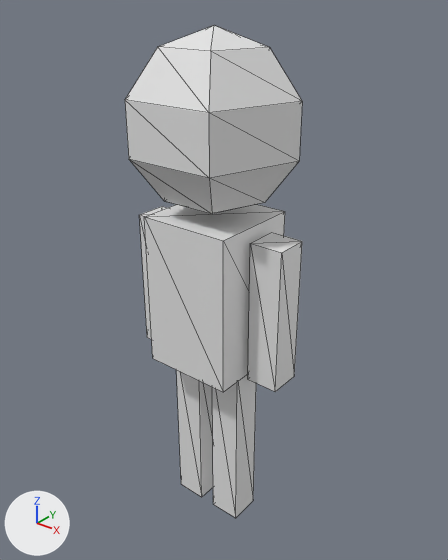
Before and after pictures for a commit that changed the glTF model assets/models/person.glb.
Rendered twice from a 50 mm lens placed at (1.172, -1.423, 1.837), pointed at (-0.012, 0.057, 0.919). The lights are fixed; the arrows at lower left show +X, +Y and +Z. Mesh edges are drawn as thin lines. Vertices at the same position are counted once.
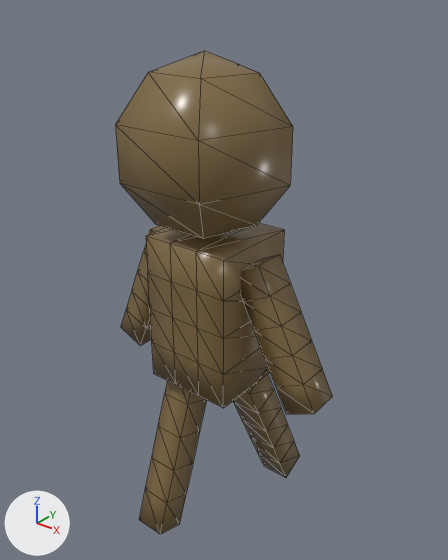
Boxes [x1, y1, x2, y2] around the edits, measured in the pictures (448 x 560 px; the box of a moved part takes in the faces that stretch with it):
'Cube.004', reshaped (23% wider)
    before: [125, 25, 302, 518]
    after: [115, 51, 333, 534]
part 1 of me_cube_005, moved or reshaped
    before: [125, 25, 302, 214]
    after: [115, 51, 293, 239]
part 2 of me_cube_005, rebuilt (61% wider, 10% shorter)
    before: [139, 206, 166, 340]
    after: [121, 225, 165, 346]
part 3 of me_cube_005, rebuilt
    before: [177, 370, 213, 497]
    after: [139, 380, 206, 534]
part 4 of me_cube_005, rebuilt
    before: [144, 204, 285, 392]
    after: [146, 223, 284, 408]
part 5 of me_cube_005, added (brown)
    after: [233, 374, 300, 477]
part 6 of me_cube_005, added (brown)
    after: [241, 254, 333, 414]
part 7 of me_cube_005, deleted
    before: [212, 233, 302, 518]

The edits, one by one:
Material 'Material' (mat_material) is new.
Its base color is (0.223, 0.148, 0.0585) (brown #826b44).
Its roughness is 0.283.
me_cube_005 is used by ob_cube_004; location (0.0, 0.0, 0.0).
me_cube_005 had 62 vertices, 100 faces and spanned x -0.29..0.29, y -0.21..0.26, z 0.01..1.72.
me_cube_005 now has 158 vertices, 292 faces and spans x -0.41..0.44, y -0.29..0.36, z -0.02..1.66.
me_cube_005 part 1: the loose piece of 22 vertices spanning x -0.25..0.25, y -0.21..0.26, z 1.18..1.72 is moved by (0.0, -0.04, -0.06), in mat_material (brown #826b44).
me_cube_005 part 2: the loose piece of 8 vertices spanning x -0.29..-0.18, y -0.06..0.06, z 0.64..1.12 is rebuilt with 24 vertices and now spans x -0.41..-0.12, y -0.07..0.04, z 0.61..1.09, in mat_material (brown #826b44).
me_cube_005 part 3: the loose piece of 8 vertices spanning x -0.14..-0.03, y -0.06..0.06, z 0.01..0.65 is rebuilt with 24 vertices and now spans x -0.14..-0.03, y -0.29..0.02, z -0.02..0.62, in mat_material (brown #826b44).
me_cube_005 part 4: the loose piece of 8 vertices spanning x -0.16..0.16, y -0.16..0.16, z 0.65..1.17 is rebuilt with 40 vertices and now spans x -0.16..0.16, y -0.16..0.16, z 0.59..1.11, in mat_material (brown #826b44).
me_cube_005 part 5: a new loose piece of 24 vertices spanning x 0.05..0.16, y -0.02..0.36, z -0.01..0.61, in mat_material (brown #826b44).
me_cube_005 part 6: a new loose piece of 24 vertices spanning x 0.12..0.44, y -0.07..0.04, z 0.61..1.08, in mat_material (brown #826b44).
Part 7, on me_cube_005:
16 vertices are removed from x 0.02..0.29, y -0.06..0.06, z 0.01..1.14.
24 faces are deleted.
me_cube_005 part 8: the surface is now shaded smooth.
me_cube_005 now uses material mat_material (brown #826b44).
